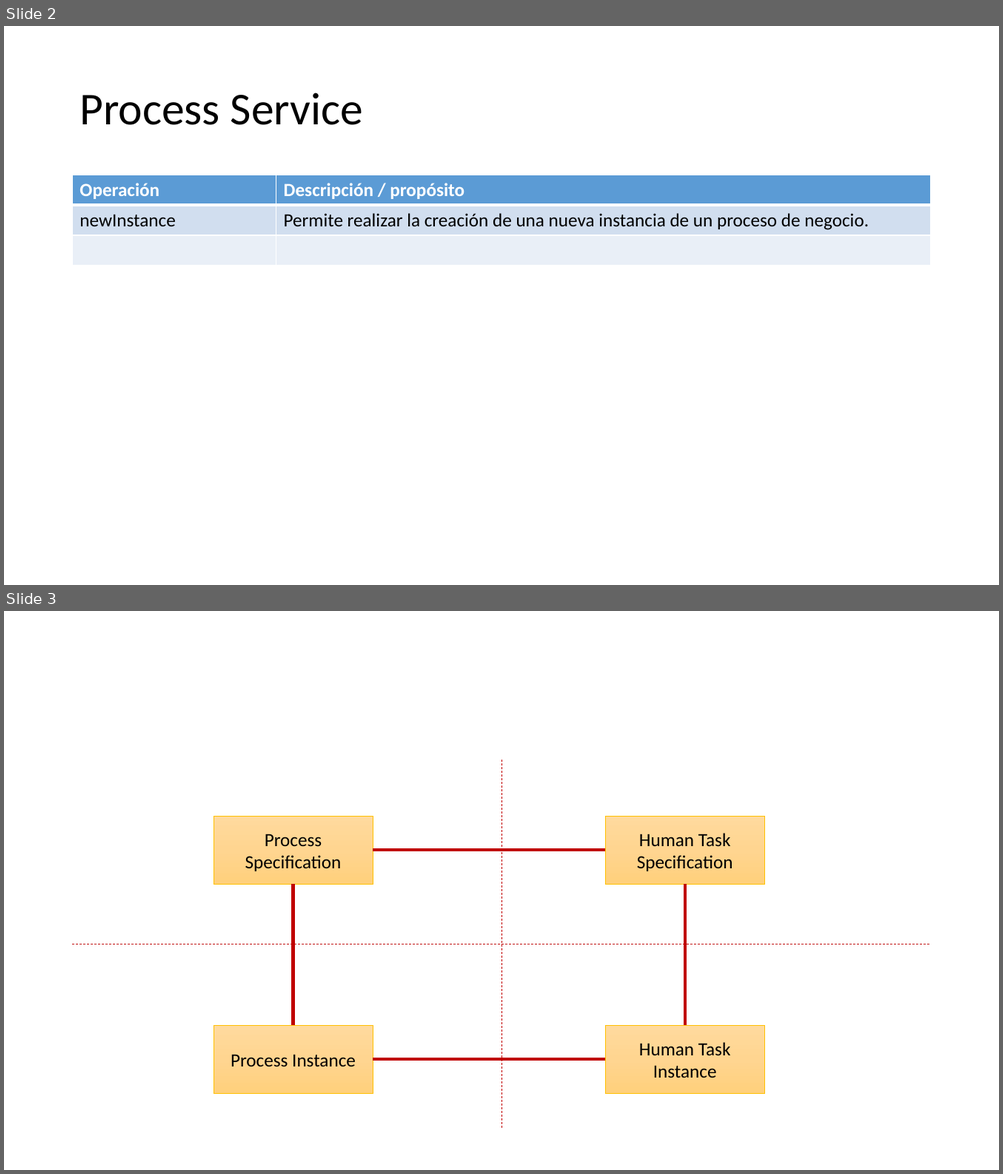
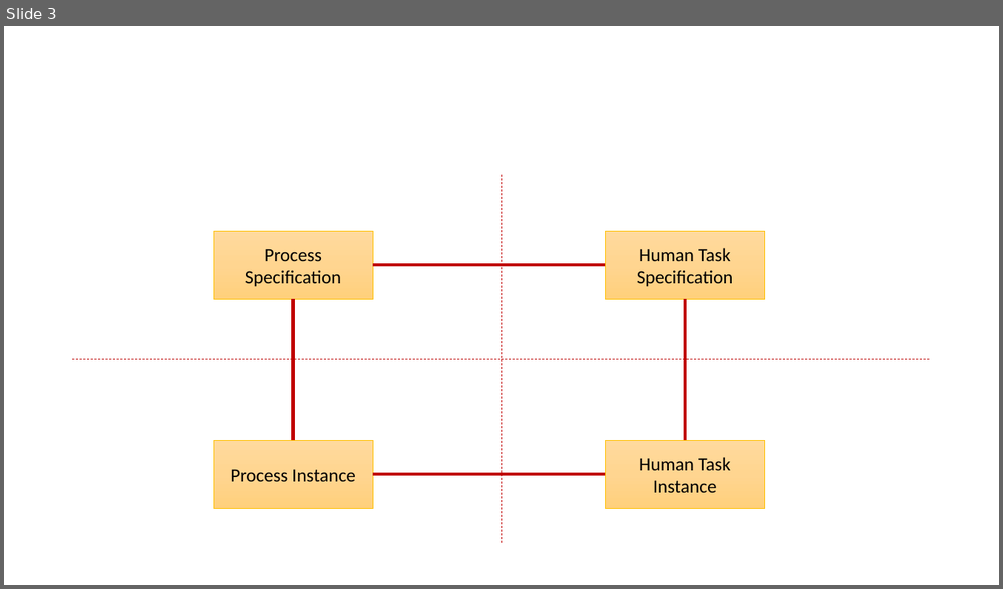
Before and after one commit to ianache/didara-bpm, a slide deck: doc/Didara Domains.pptx. Shown one above the other, each under a label of ours: slides 2 and 3 before the commit, slide 3 after it. The pictures are 1003x1174 and 1003x589 pixels, drawn with LibreOffice and Linux fonts; fonts in the diff are those of the drawing. Boxes give left, top, right and bottom in pixels: in the first picture for what was removed or moved away, otherwise in the second. Text is boxed around its words. In the diff, an @@ line names an element or a change of style, - is before the commit and + after.

```diff
--- a/doc/Didara Domains.pptx
+++ b/doc/Didara Domains.pptx
@@ slide 2 removed at [4,26,999,585], background #FFFFFF @@
@@ title removed at [79,93,363,125] @@
-Process Service
@@ table removed at [73,175,930,266], 3 rows, 2 columns @@
-Operación | Descripción / propósito
-newInstance | Permite realizar la creación de una nueva instancia de un proceso de negocio.
- | 
```
Also in this commit, not shown: 1 slide changed, 1 slide added, 24 other files.
